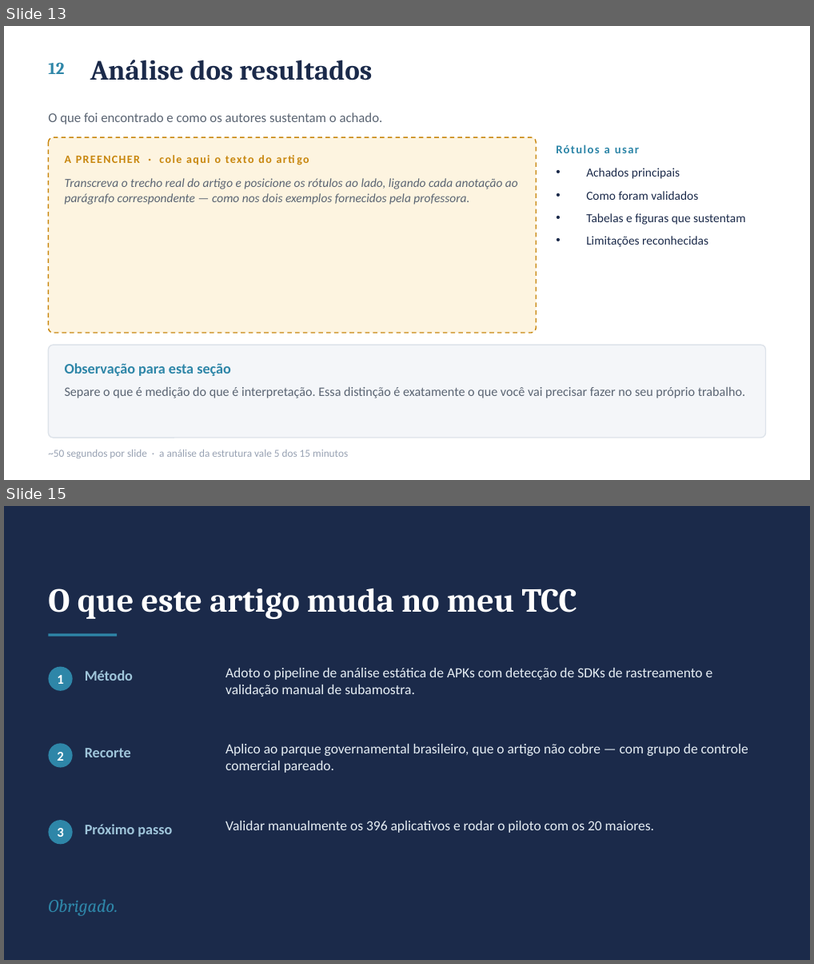
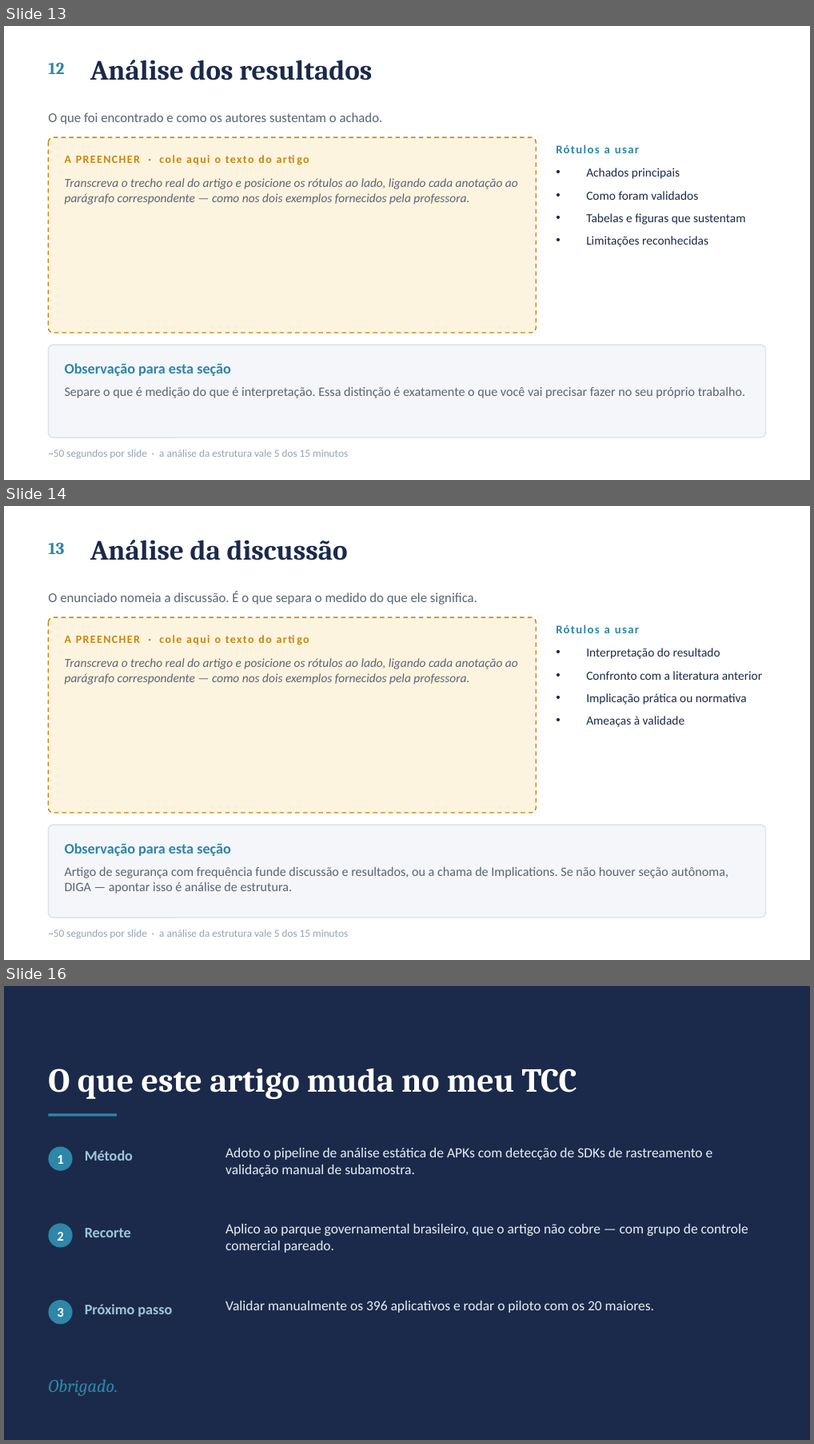
Before and after one commit to ClaudioAMF1/TCC, a slide deck: seminario/seminario-analise-de-artigo.pptx. Shown one above the other, each under a label of ours: slides 13 and 15 before the commit, slides 13, 14 and 16 after it; the slides between them are not shown. The pictures are 814x964 and 814x1444 pixels, drawn with LibreOffice and Linux fonts; fonts in the diff are those of the drawing. Boxes give left, top, right and bottom in pixels: in the first picture for what was removed or moved away, otherwise in the second. Text is boxed around its words. In the diff, an @@ line names an element or a change of style, - is before the commit and + after.

```diff
--- a/seminario/seminario-analise-de-artigo.pptx
+++ b/seminario/seminario-analise-de-artigo.pptx
@@ slide 14 added at (4, 506, 810, 960), background #FFFFFF @@
@@ text added at (48, 542, 64, 554), 15 pt, text #2E86A8, bold @@
+13
@@ text added at (90, 540, 348, 560), 25 pt, text #1B2A4A, bold @@
+Análise da discussão
@@ text added at (48, 592, 478, 604), 12 pt, text #5A6472 @@
+O enunciado nomeia a discussão. É o que separa o medido do que ele significa.
@@ rounded rectangle added at (48, 617, 536, 812), fill #FDF4E0, outline #C8860D 1 pt dashed @@
@@ text added at (556, 624, 639, 633), 10.5 pt, text #2E86A8, bold @@
+Rótulos a usar
@@ text added at (65, 635, 271, 644), 10 pt, text #C8860D, bold @@
+A PREENCHER · cole aqui o texto do artigo
@@ text added at (586, 648, 762, 727), 11 pt, text #1B2A4A @@
+• Interpretação do resultado
+• Confronto com a literatura anterior
+• Implicação prática ou normativa
+• Ameaças à validade
@@ text added at (65, 658, 518, 684), 11 pt, text #5A6472, italic @@
+Transcreva o trecho real do artigo e posicione os rótulos ao lado, ligando cada anotação ao parágrafo correspondente — como nos dois exemplos fornecidos pela professora.
@@ rounded rectangle added at (48, 824, 766, 917), fill #F4F6F9, outline #DDE3EA 1 pt @@
@@ text added at (65, 843, 231, 856), 13 pt, text #2E86A8, bold @@
+Observação para esta seção
@@ text added at (65, 867, 730, 893), 11.5 pt, text #5A6472 @@
+Artigo de segurança com frequência funde discussão e resultados, ou a chama de Implications. Se não houver seção autônoma, DIGA — apontar isso é análise de estrutura.
@@ text added at (48, 929, 348, 938), 9.5 pt, text #98A2B3 @@
+~50 segundos por slide · a análise da estrutura vale 5 dos 15 minutos
@@ what was slide 15 is now slide 16 @@
```
Also in this commit, not shown: 1 slide changed, 7 other files.
